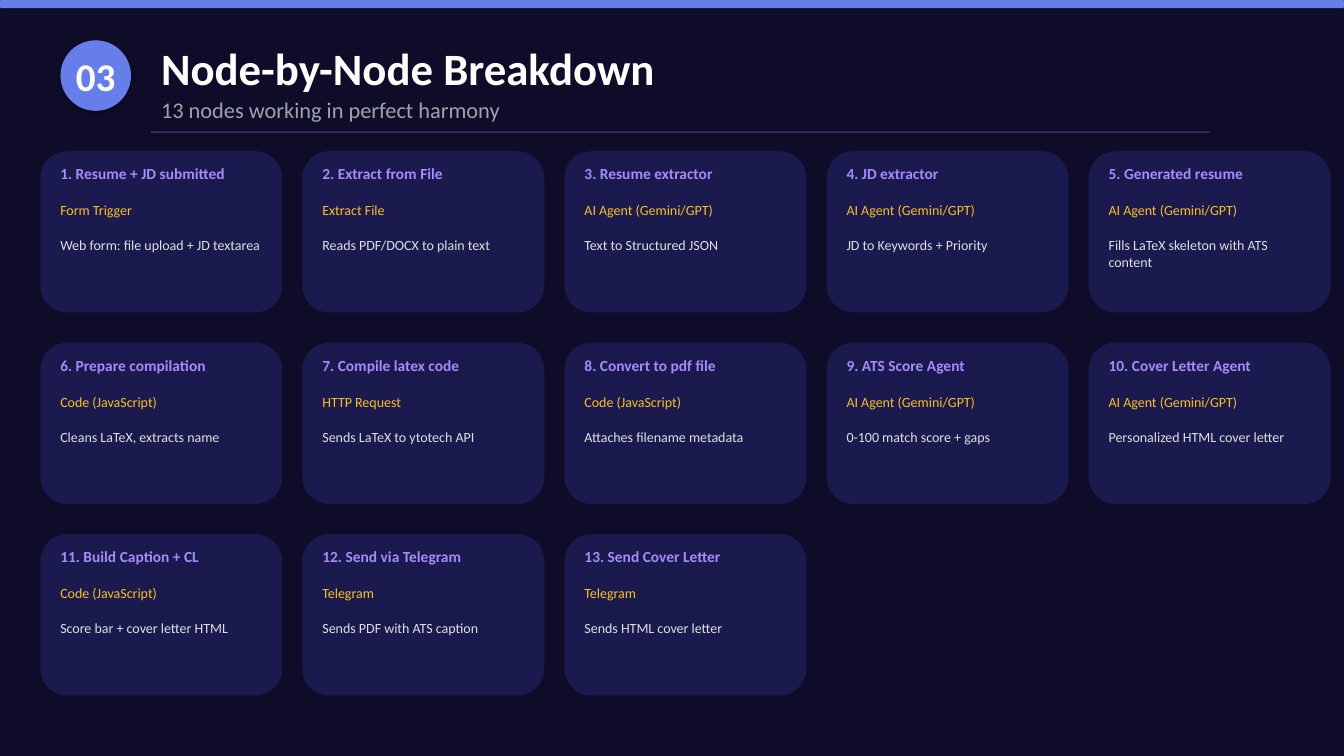
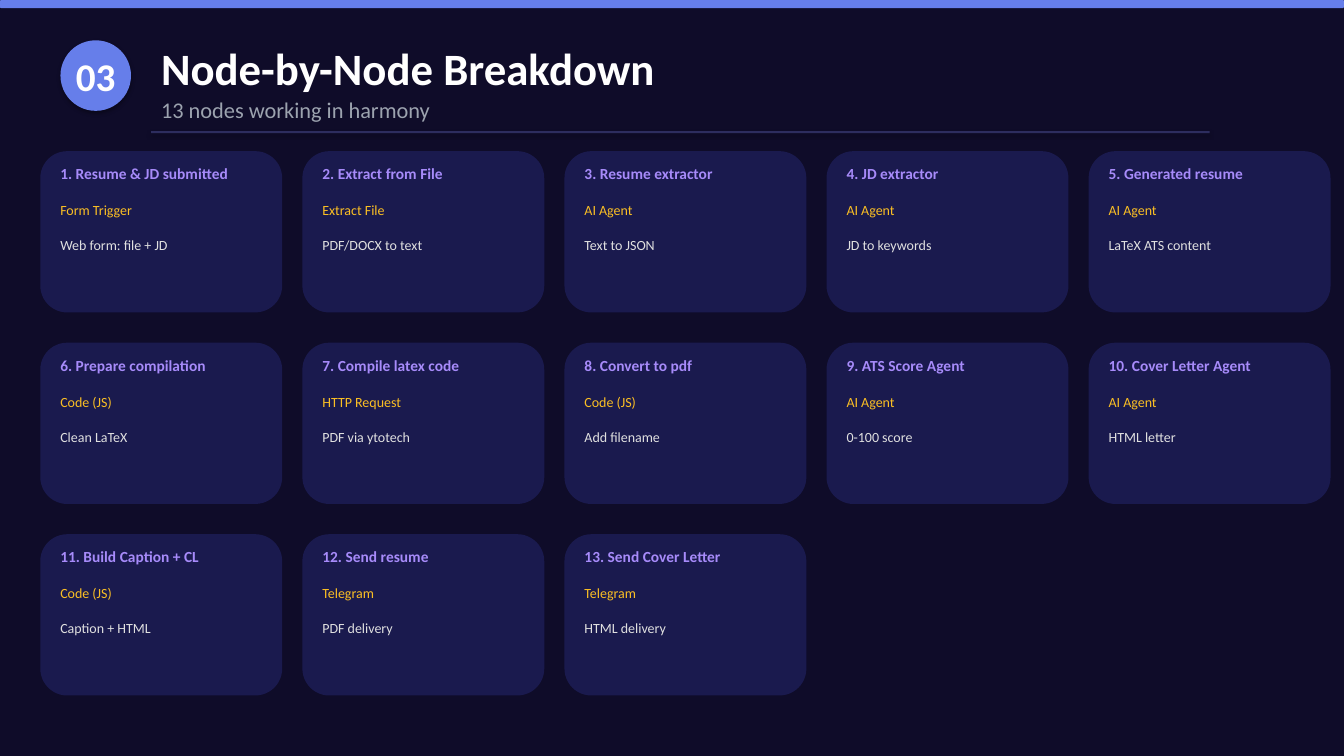
Before and after one commit to nitinkumar30/aiResumeOptimizer, a slide deck: slide 4 of AI_Resume_Optimizer_Presentation.pptx. Drawn at 1344x756 pixels with LibreOffice and Linux fonts; fonts in the diff are those of the drawing. Boxes give left, top, right and bottom in pixels: in the first picture for what was removed or moved away, otherwise in the second. Text is boxed around its words. In the diff, an @@ line names an element or a change of style, - is before the commit and + after.

```diff
--- a/AI_Resume_Optimizer_Presentation.pptx
+++ b/AI_Resume_Optimizer_Presentation.pptx
@@ text at (161, 102, 430, 122): text changed @@
-13 nodes working in perfect harmony
+13 nodes working in harmony
@@ text at (60, 168, 228, 179): text changed @@
-1. Resume + JD submitted
+1. Resume & JD submitted
@@ text at (584, 206, 632, 218): text changed @@
-AI Agent (Gemini/GPT)
+AI Agent
@@ text at (847, 206, 894, 218): text changed @@
-AI Agent (Gemini/GPT)
+AI Agent
@@ text at (1109, 206, 1156, 218): text changed @@
-AI Agent (Gemini/GPT)
+AI Agent
@@ text at (60, 240, 168, 250): text changed @@
-Web form: file upload + JD textarea
+Web form: file + JD
@@ text at (322, 240, 422, 251): text changed @@
-Reads PDF/DOCX to plain text
+PDF/DOCX to text
@@ text at (584, 241, 655, 250): text changed @@
-Text to Structured JSON
+Text to JSON
@@ text at (847, 240, 932, 253): text changed @@
-JD to Keywords + Priority
+JD to keywords
@@ text at (1109, 241, 1211, 250): text changed @@
-Fills LaTeX skeleton with ATS content
+LaTeX ATS content
@@ text at (584, 360, 692, 374): text changed @@
-8. Convert to pdf file
+8. Convert to pdf
@@ text at (60, 397, 111, 409): text changed @@
-Code (JavaScript)
+Code (JS)
@@ text at (584, 397, 636, 409): text changed @@
-Code (JavaScript)
+Code (JS)
@@ text at (847, 398, 894, 410): text changed @@
-AI Agent (Gemini/GPT)
+AI Agent
@@ text at (1109, 398, 1156, 410): text changed @@
-AI Agent (Gemini/GPT)
+AI Agent
@@ text at (60, 432, 127, 442): text changed @@
-Cleans LaTeX, extracts name
+Clean LaTeX
@@ text at (322, 432, 410, 444): text changed @@
-Sends LaTeX to ytotech API
+PDF via ytotech
@@ text at (584, 432, 660, 442): text changed @@
-Attaches filename metadata
+Add filename
@@ text at (847, 433, 912, 442): text changed @@
-0-100 match score + gaps
+0-100 score
@@ text at (1109, 432, 1176, 442): text changed @@
-Personalized HTML cover letter
+HTML letter
@@ text at (322, 551, 429, 562): text changed @@
-12. Send via Telegram
+12. Send resume
@@ text at (60, 588, 111, 600): text changed @@
-Code (JavaScript)
+Code (JS)
@@ text at (60, 623, 150, 635): text changed @@
-Score bar + cover letter HTML
+Caption + HTML
@@ text at (322, 623, 393, 636): text changed @@
-Sends PDF with ATS caption
+PDF delivery
@@ text at (584, 623, 666, 636): text changed @@
-Sends HTML cover letter
+HTML delivery
```
Also in this commit, not shown: 10 other slides changed, 2 slides added, 1 slide removed, 8 other files.
